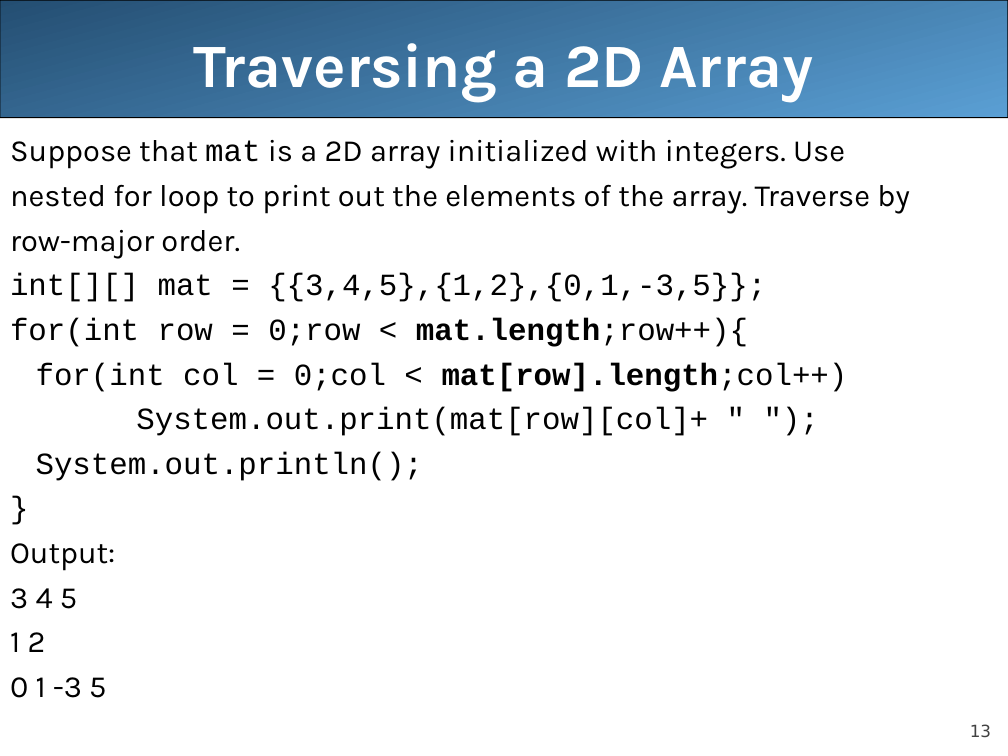
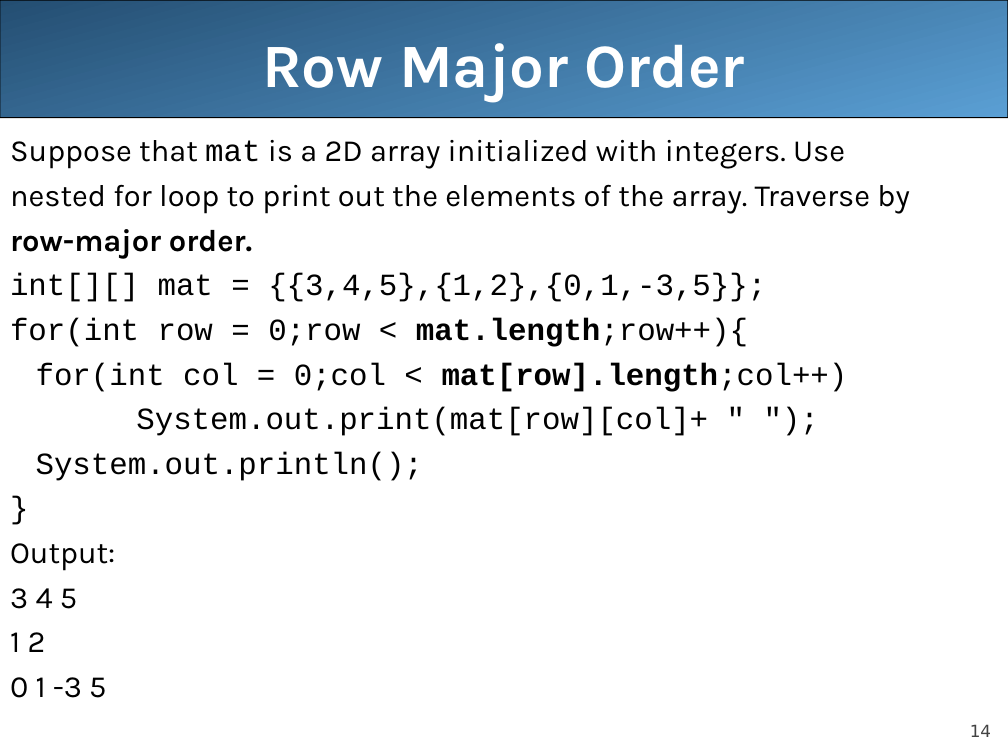
Before and after one commit to LongBaoNguyen/longbaonguyen.github.io, a slide deck: slide 14 of courses/apcsa/lecture20.ppt (slide 13 before the commit). Drawn at 1008x756 pixels with LibreOffice and Linux fonts; fonts in the diff are those of the drawing. Boxes give left, top, right and bottom in pixels: in the first picture for what was removed or moved away, otherwise in the second. Text is boxed around its words. In the diff, an @@ line names an element or a change of style, - is before the commit and + after.

```diff
--- a/courses/apcsa/lecture20.ppt
+++ b/courses/apcsa/lecture20.ppt
@@ title at (x1=262, y1=43, x2=745, y2=102): text changed @@
-Traversing a 2D Array
+Row Major Order
@@ text at (x1=10, y1=229, x2=252, y2=258): bold on in "row-major order." @@
@@ page number at (x1=970, y1=724, x2=991, y2=737): text changed @@
-13
+14
```
Also in this commit, not shown: 3 other slides changed, 4 slides added, 21 other files.
